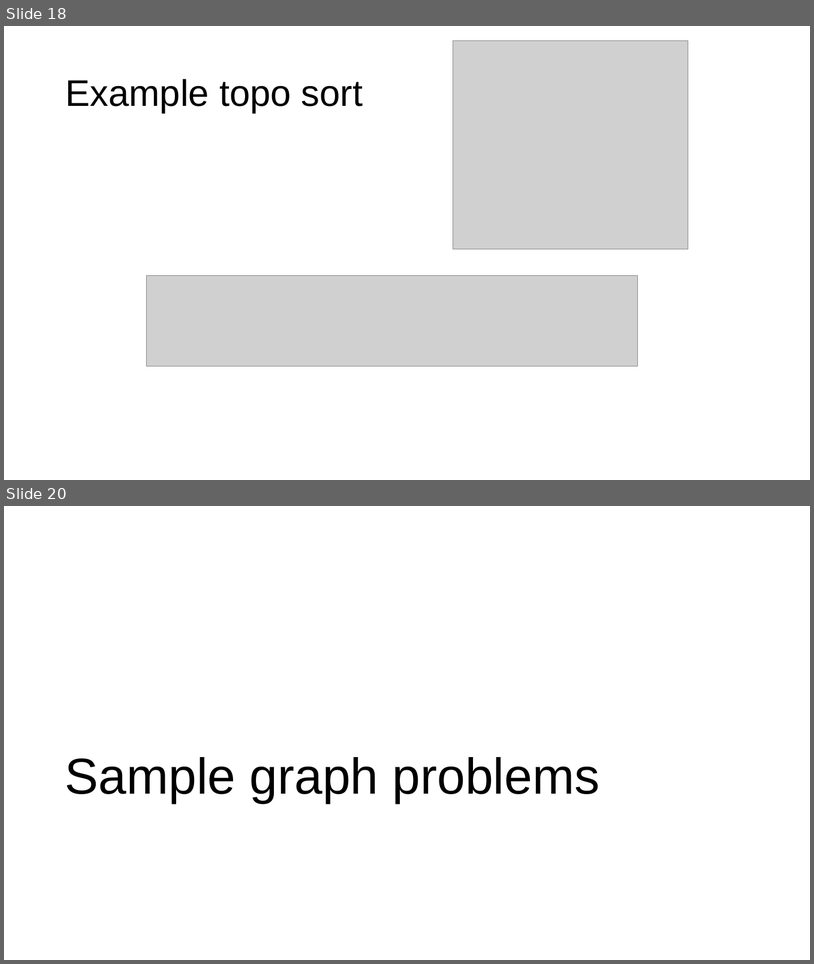
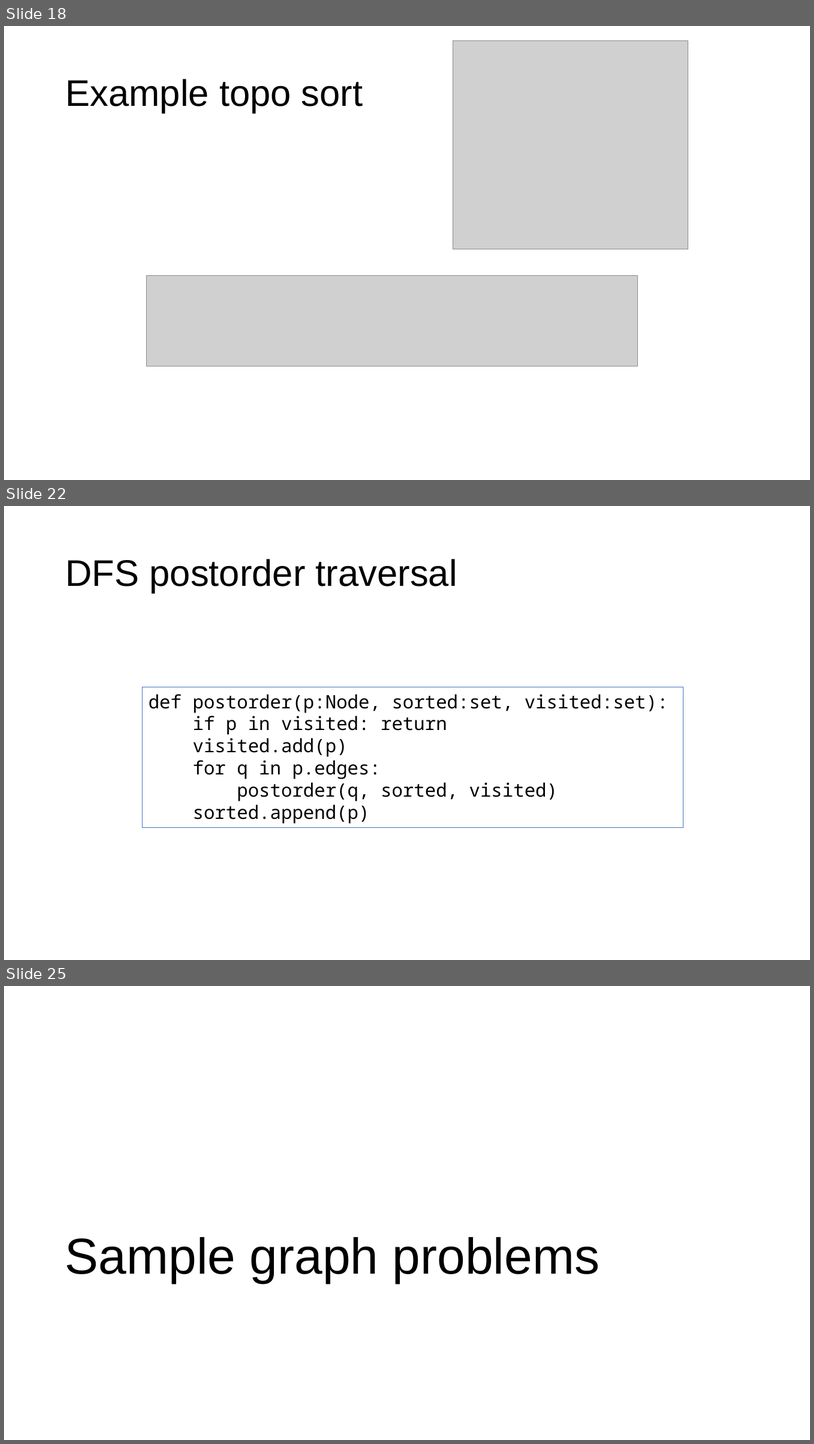
Before and after one commit to parrt/msds689, a slide deck: notes/graphs.pptx. Shown one above the other, each under a label of ours: slides 18 and 20 before the commit, slides 18, 22 and 25 after it; the slides between them are not shown. The pictures are 814x964 and 814x1444 pixels, drawn with LibreOffice and Linux fonts; fonts in the diff are those of the drawing; grey boxes stand for pictures; background and template pictures are left out. Boxes give left, top, right and bottom in pixels: in the first picture for what was removed or moved away, otherwise in the second. Text is boxed around its words. In the diff, an @@ line names an element or a change of style, - is before the commit and + after.

```diff
--- a/notes/graphs.pptx
+++ b/notes/graphs.pptx
@@ slide 22 added at (x1=4, y1=506, x2=810, y2=960), background #FFFFFF @@
@@ title added at (x1=65, y1=559, x2=458, y2=593), 44 pt, text #000000 @@
+DFS postorder traversal
@@ rectangle added at (x1=143, y1=687, x2=684, y2=827), outline #4472C4 0.75 pt, 22 pt, text #000000 @@
+def postorder(p:Node, sorted:set, visited:set):
+if p in visited: return
+visited.add(p)
+for q in p.edges:
+postorder(q, sorted, visited)
+sorted.append(p)
@@ what was slide 20 is now slide 25 @@
```
Also in this commit, not shown: 3 slides changed, 4 other slides added, 3 other files.
